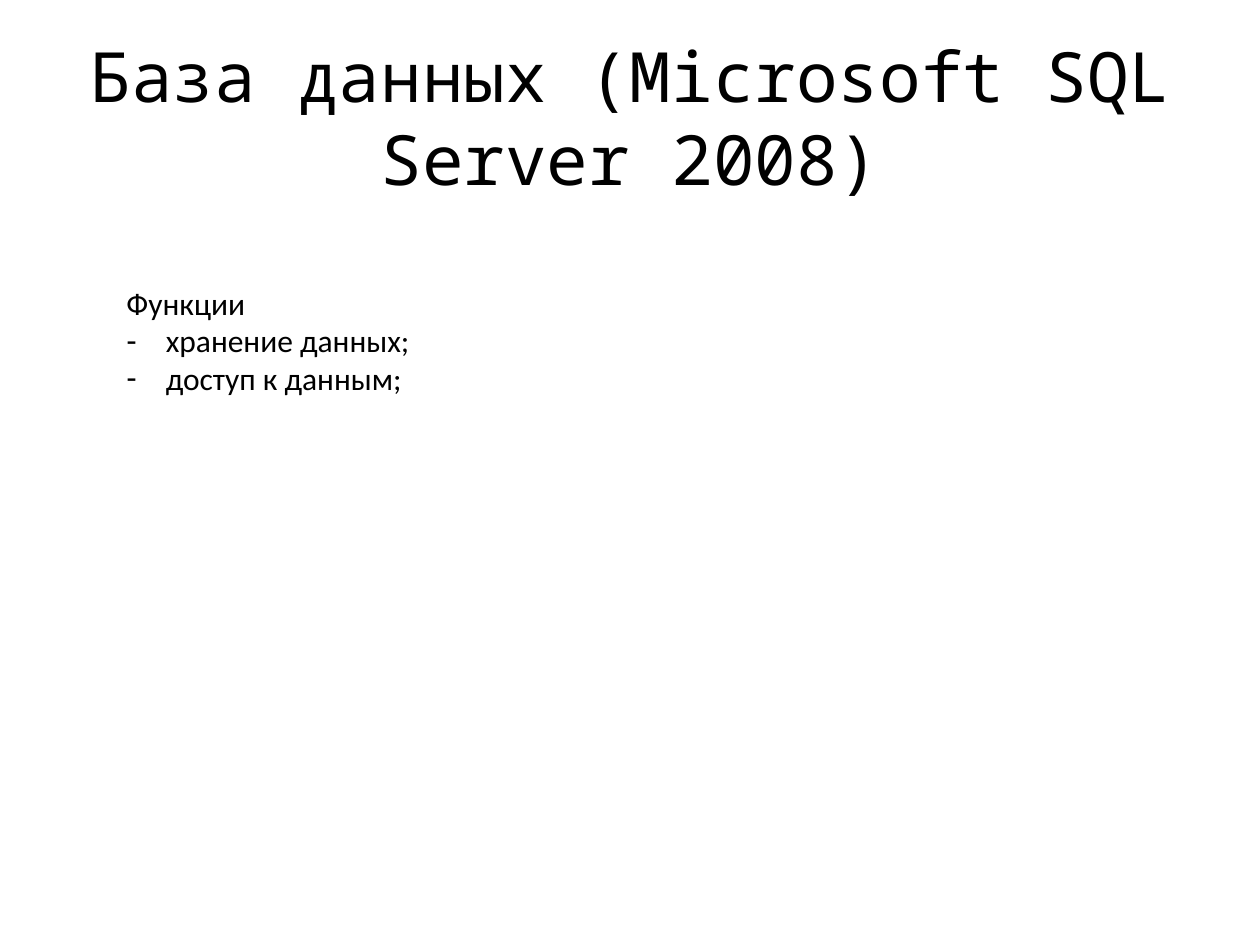
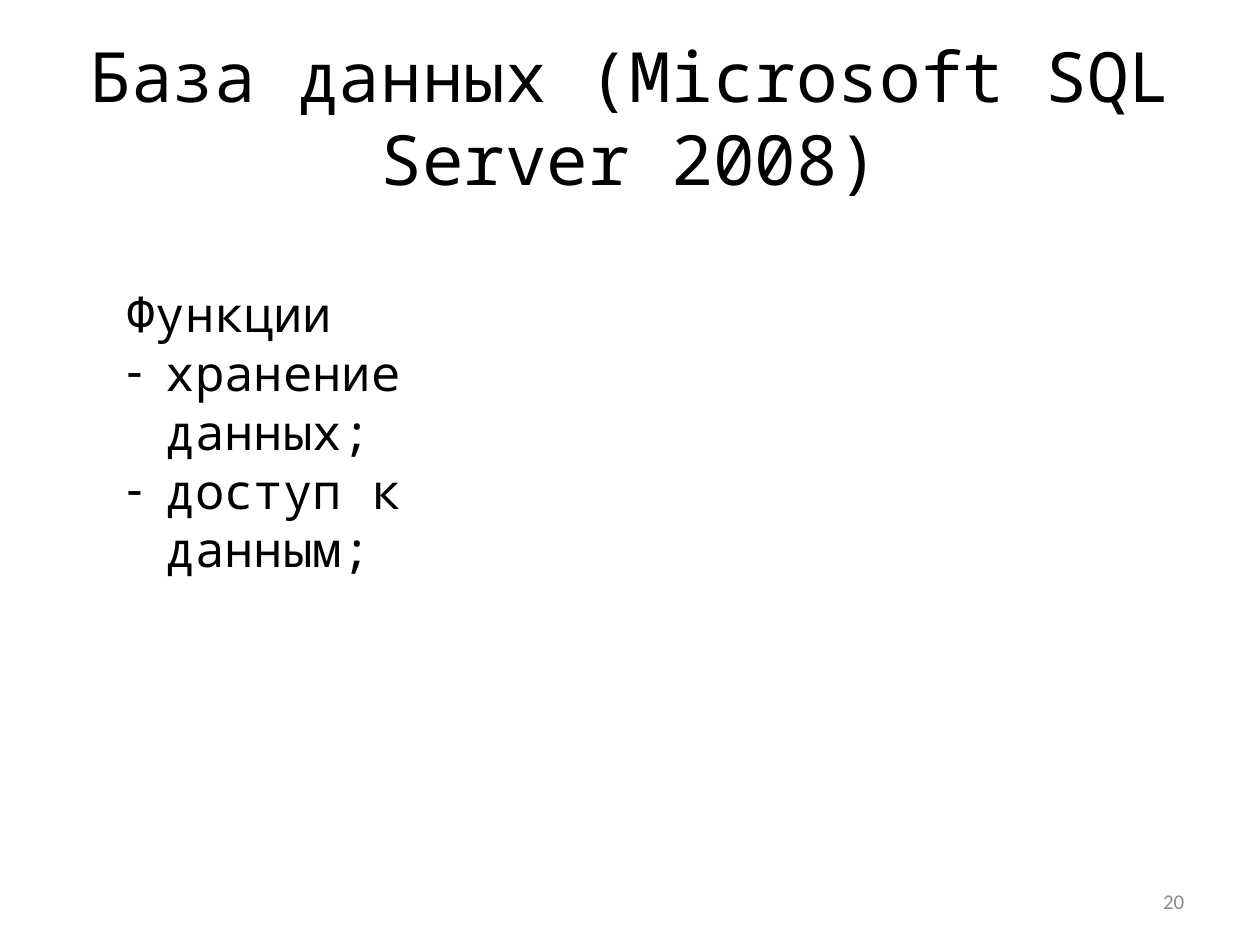
Before and after one commit to jpedraza/Health, a slide deck: slide 20 of Presentation/main.pptx (slide 13 before the commit). Drawn at 1260x945 pixels with LibreOffice and Linux fonts; fonts in the diff are those of the drawing. Boxes give left, top, right and bottom in pixels: in the first picture for what was removed or moved away, otherwise in the second. Text is boxed around its words. In the diff, an @@ line names an element or a change of style, - is before the commit and + after.

```diff
--- a/Presentation/main.pptx
+++ b/Presentation/main.pptx
@@ text "Функции" at (126,296,401,576): size 18 to 28 pt, font Calibri to Noto Sans Mono @@
@@ page number added at (1163,895,1184,909), 12 pt, text #8C8C8C @@
+20
```
Also in this commit, not shown: 31 other slides changed, 13 slides added, 1 slide removed, 4 other files.
